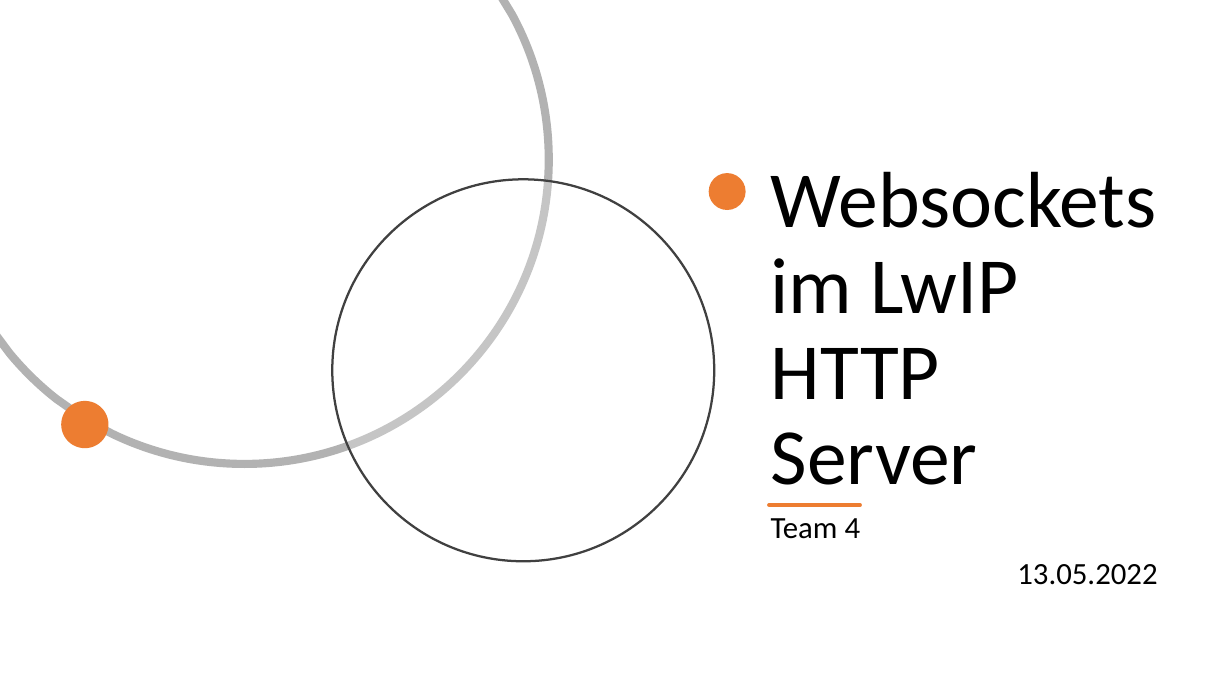
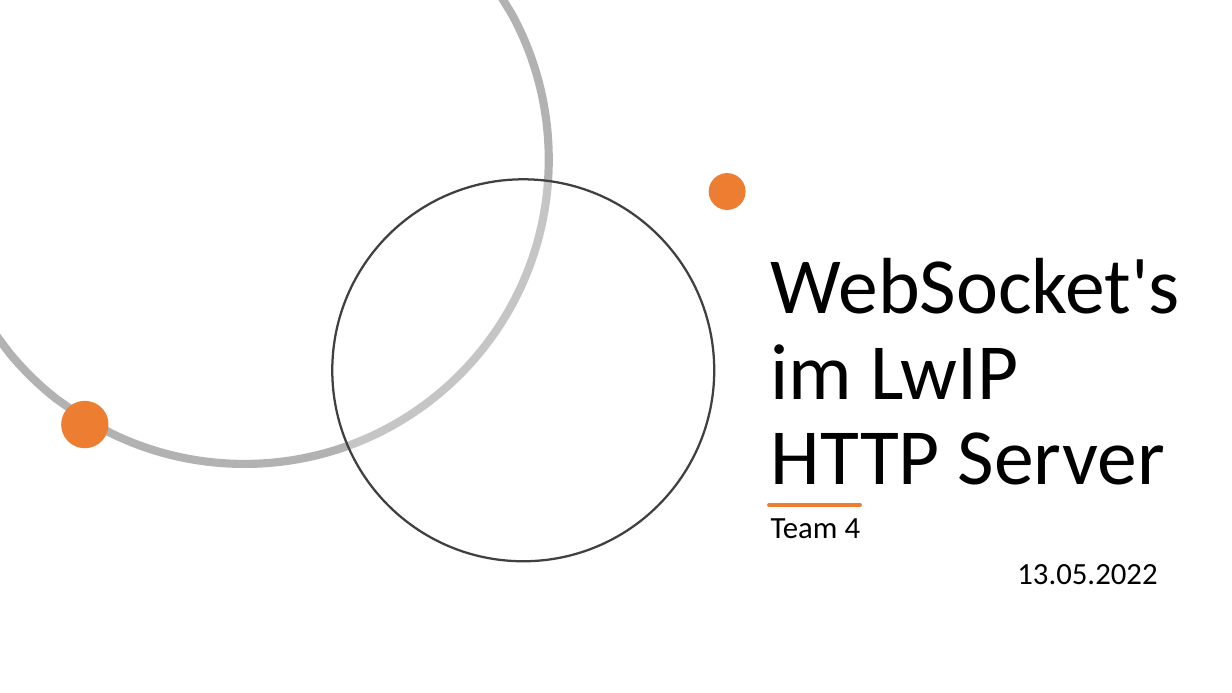
Before and after one commit to TINF20C/Team_4_Websockets-lwIP, a slide deck: slide 1 of PROJECT/Abgabe/TINF20C_Präsentation_Semester4_Team_4.pptx. Drawn at 1232x693 pixels with LibreOffice and Linux fonts; fonts in the diff are those of the drawing. Boxes give left, top, right and bottom in pixels: in the first picture for what was removed or moved away, otherwise in the second. Text is boxed around its words. In the diff, an @@ line names an element or a change of style, - is before the commit and + after.

```diff
--- a/PROJECT/Abgabe/TINF20C_Präsentation_Semester4_Team_4.pptx
+++ b/PROJECT/Abgabe/TINF20C_Präsentation_Semester4_Team_4.pptx
@@ title at bbox=[771, 257, 1180, 485]: text changed @@
-Websockets im LwIP HTTP Server
+WebSocket's im LwIP HTTP Server
```
Also in this commit, not shown: 15 other slides changed, 1 slide added, 2 slides removed, 1 other file.
